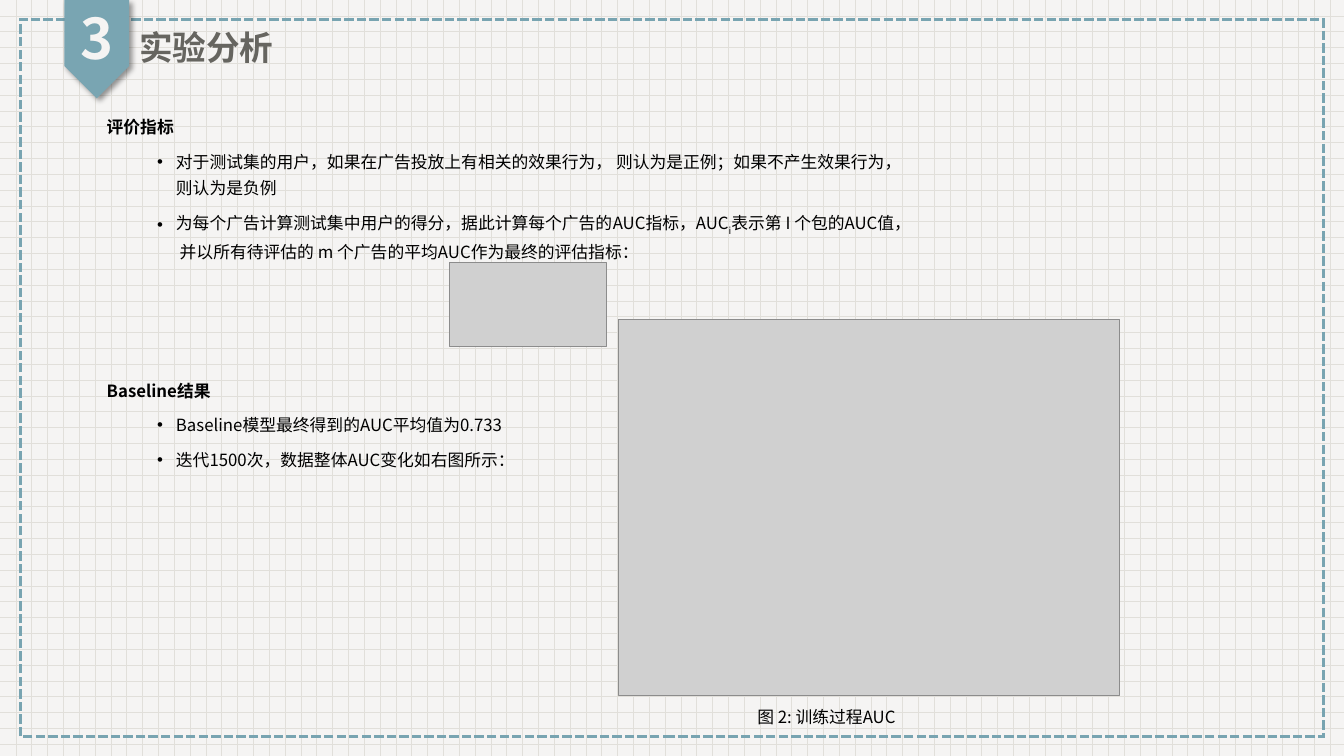
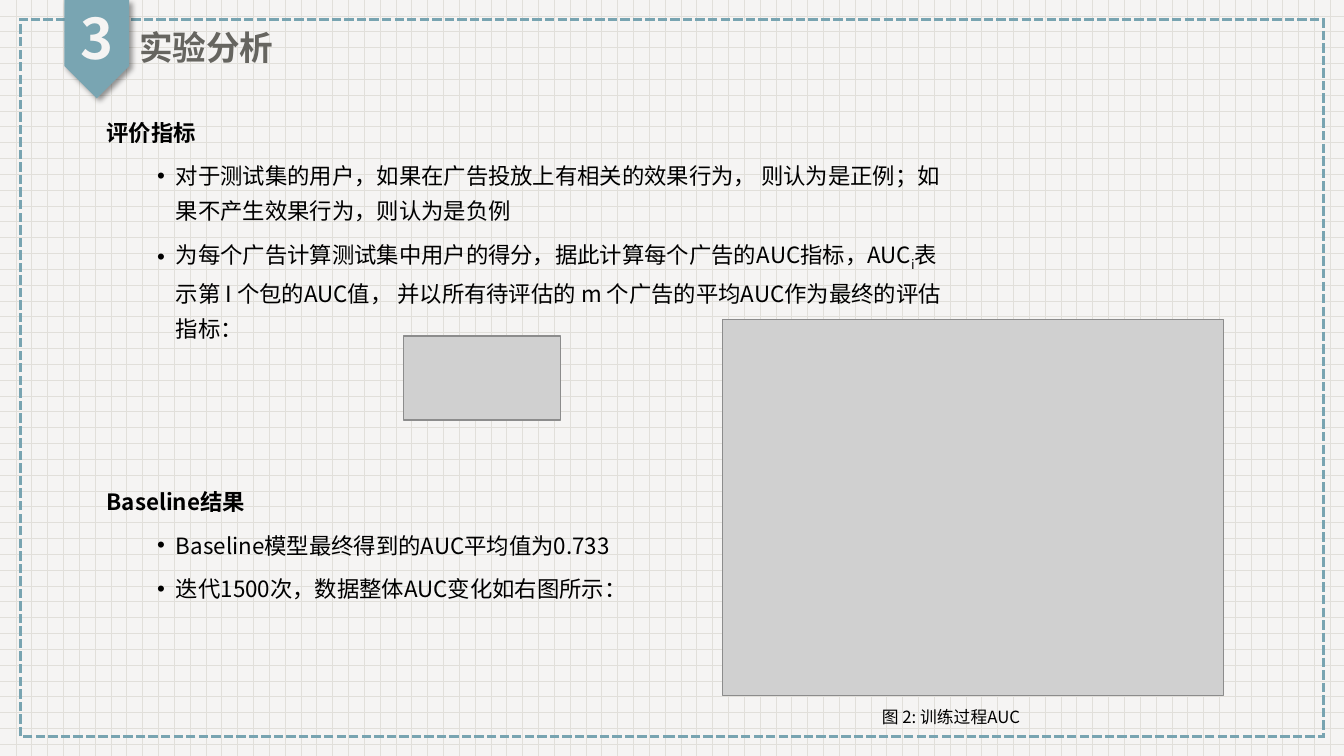
Before and after one commit to HannanKan/DM-Class-Project, a slide deck: slide 9 of resources/ppts/第3次.pptx. Drawn at 1344x756 pixels with LibreOffice and Linux fonts; fonts in the diff are those of the drawing; grey boxes stand for pictures. Boxes give left, top, right and bottom in pixels: in the first picture for what was removed or moved away, otherwise in the second. Text is boxed around its words. In the diff, an @@ line names an element or a change of style, - is before the commit and + after.

```diff
--- a/resources/ppts/第3次.pptx
+++ b/resources/ppts/第3次.pptx
@@ text "评价指标" at (107,122,941,600): size 12 to 16 pt @@
@@ picture: place and size @@
-picture at (619,320,1121,696)
+picture at (722,320,1224,696)
@@ picture: place and size @@
-picture at (450,263,607,347)
+picture at (403,336,561,419)
@@ text "图 2: 训练过程AUC": place and size @@
-text "图 2: 训练过程AUC" at (757,709,896,725)
+text "图 2: 训练过程AUC" at (882,709,1020,725)
```
Also in this commit, not shown: 7 other slides changed, 46 other files.
